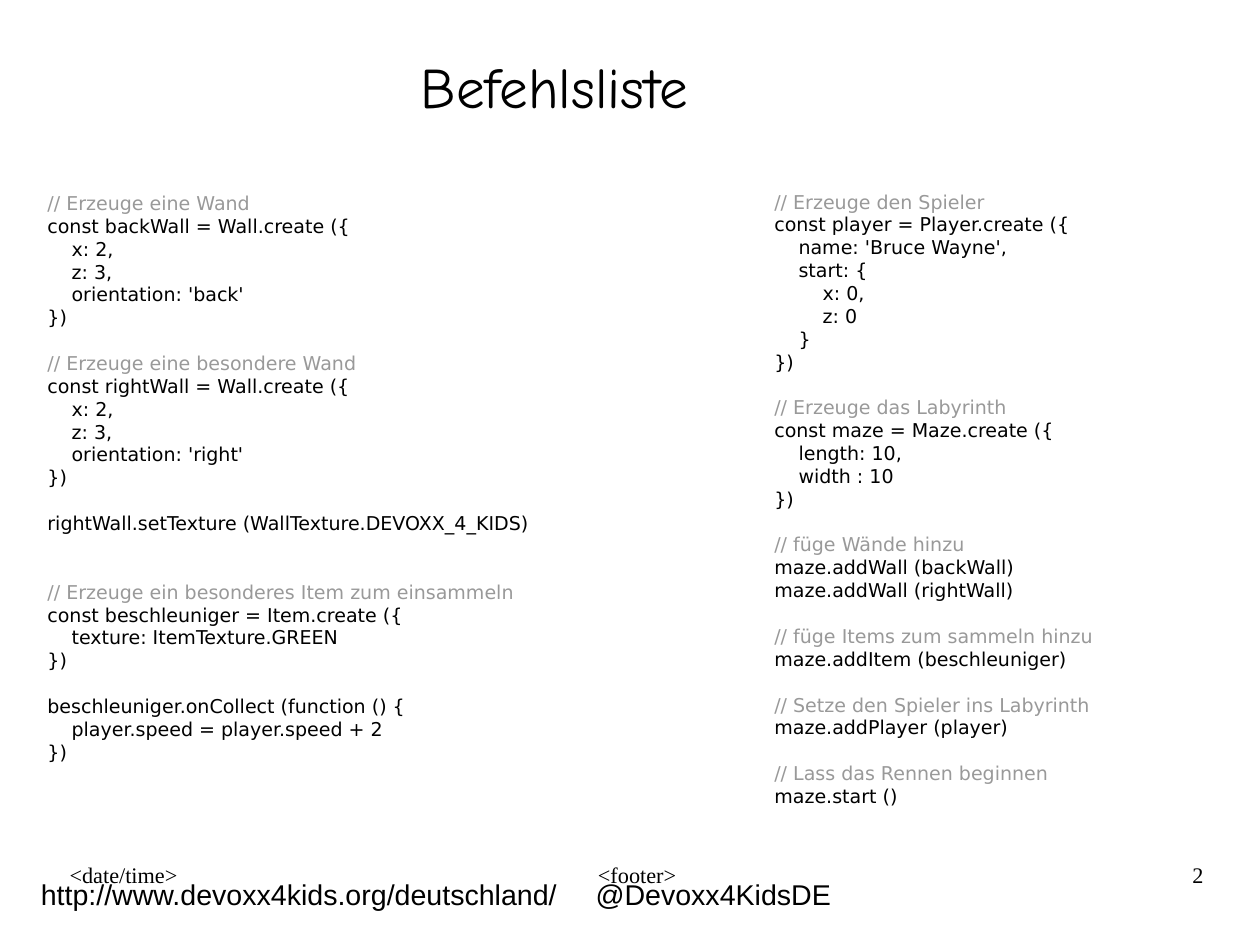
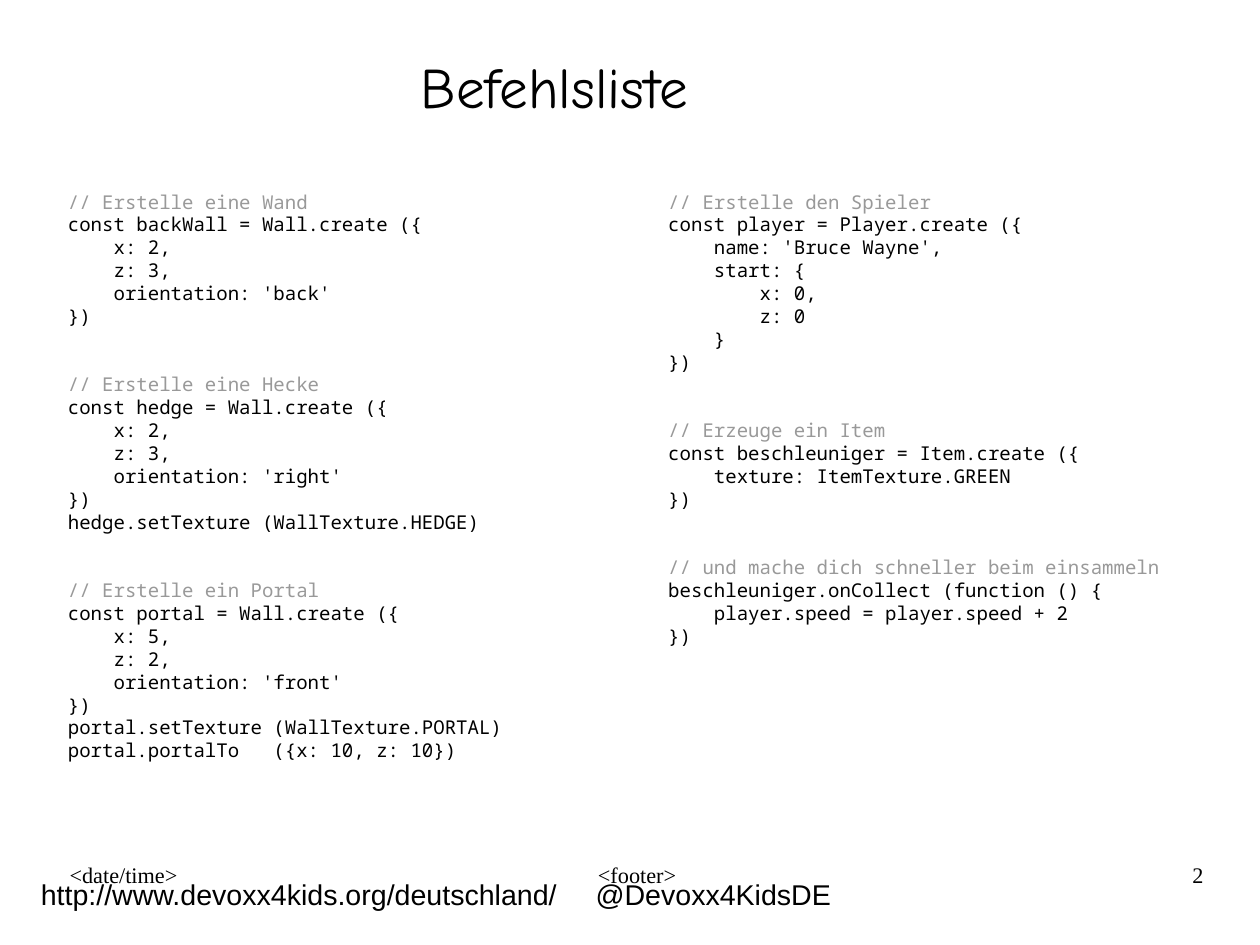
Before and after one commit to Devoxx4KidsDE/workshop-maze-vr, a slide deck: slide 2 of presentation/workshop-maze-vr_handout_ger.odp. Drawn at 1260x945 pixels with LibreOffice and Linux fonts; fonts in the diff are those of the drawing; background and template pictures are left out. Boxes give left, top, right and bottom in pixels: in the first picture for what was removed or moved away, otherwise in the second. Text is boxed around its words. In the diff, an @@ line names an element or a change of style, - is before the commit and + after.

Commit message:
updated handout
* fixed coordinate system (swapped x, z)
* new api adjustments (e.g portal)

```diff
--- a/presentation/workshop-maze-vr_handout_ger.odp
+++ b/presentation/workshop-maze-vr_handout_ger.odp
@@ text "// Erstelle eine Wand" moved from (x1=47, y1=195, x2=528, y2=740) to (x1=68, y1=194, x2=501, y2=762) @@
@@ text at (x1=102, y1=194, x2=308, y2=209): text changed; font DejaVu Sans to Noto Sans Mono @@
-// Erzeuge eine Wand
+// Erstelle eine Wand
@@ text "// Erstelle den Spieler" moved from (x1=774, y1=194, x2=1092, y2=804) to (x1=668, y1=194, x2=1159, y2=625) @@
@@ text at (x1=703, y1=194, x2=931, y2=214): text changed; font DejaVu Sans to Noto Sans Mono @@
-// Erzeuge den Spieler
+// Erstelle den Spieler
@@ text at (x1=68, y1=216, x2=388, y2=488): font DejaVu Sans to Noto Sans Mono in "const backWall = Wall.create ({", "x: 2,", "z: 3,", "orientation: 'back'" and 6 more places @@
@@ text at (x1=668, y1=216, x2=988, y2=323): font DejaVu Sans to Noto Sans Mono in "const player = Player.create ({", "name: 'Bruce Wayne',", "start: {", "x: 0," and 4 more places @@
@@ text at (x1=68, y1=376, x2=354, y2=419): text changed; font DejaVu Sans to Noto Sans Mono @@
-// Erzeuge eine besondere Wand
-const rightWall = Wall.create ({
+// Erstelle eine Hecke
+const hedge = Wall.create ({
@@ text at (x1=668, y1=423, x2=1046, y2=484): text changed; font DejaVu Sans to Noto Sans Mono @@
-// Erzeuge das Labyrinth
-const maze = Maze.create ({
-length: 10,
-width : 10
+// Erzeuge ein Item
+const beschleuniger = Item.create ({
+texture: ItemTexture.GREEN
@@ text at (x1=68, y1=514, x2=479, y2=690): text changed; font DejaVu Sans to Noto Sans Mono @@
-rightWall.setTexture (WallTexture.DEVOXX_4_KIDS)
-// Erzeuge ein besonderes Item zum einsammeln
-const beschleuniger = Item.create ({
-texture: ItemTexture.GREEN
+hedge.setTexture (WallTexture.HEDGE)
+// Erstelle ein Portal
+const portal = Wall.create ({
+x: 5,
+z: 2,
+orientation: 'front'
@@ text at (x1=668, y1=559, x2=1159, y2=625): text changed; font DejaVu Sans to Noto Sans Mono @@
-// füge Wände hinzu
-maze.addWall (backWall)
-maze.addWall (rightWall)
-// füge Items zum sammeln hinzu
-maze.addItem (beschleuniger)
-// Setze den Spieler ins Labyrinth
-maze.addPlayer (player)
-// Lass das Rennen beginnen
-maze.start ()
+// und mache dich schneller beim einsammeln
+beschleuniger.onCollect (function () {
+player.speed = player.speed + 2
+})
@@ text at (x1=68, y1=719, x2=501, y2=762): text changed; font DejaVu Sans to Noto Sans Mono @@
-beschleuniger.onCollect (function () {
-player.speed = player.speed + 2
-})
+portal.setTexture (WallTexture.PORTAL)
+portal.portalTo ({x: 10, z: 10})
```
Also in this commit, not shown: 1 other slide changed, 1 slide added, 1 slide removed.
